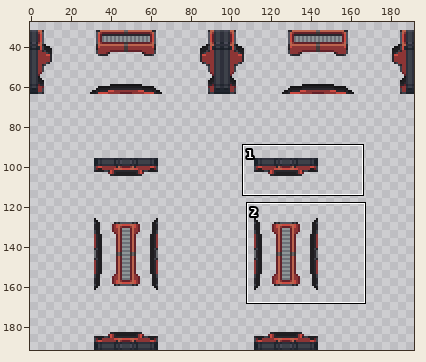
Two states of a sprite sheet, Resources/Textures/_Sunrise/Structures/Doors/Airlocks/Glass/triple_security.rsi/open.png. The first picture is a wide view before the edit; the outline marks the close-up.
Close-up. As it was:
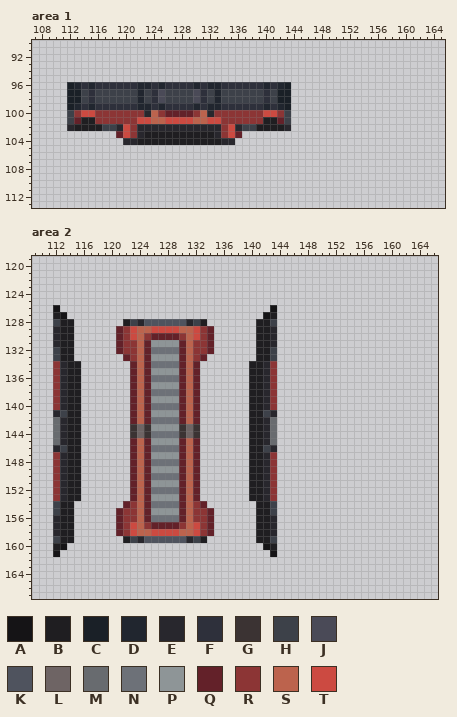
The file is 192x192 pixels. Colours within 5 levels of each other are drawn and written as one. Shown: area 1: x 107..165, y 90..113; area 2: x 109..166, y 119..167. The wide view leaves out empty margins. The commit also changed other parts of the picture, which this record leaves out.
Palette (. is transparent): A #151416  B #1f1e21  C #1a2027  D #21262f  E #28272d  F #2e303b  G #3b3333  H #3d4149  J #4a4a57  K #4f535e  L #6e6464  M #686b6f  N #6d7178  P #8e9597  Q #632129  R #8c3535  S #bc634d  T #cc4a41
Pixels before, area 1, first column x 112:
 96 CDFDFFFFFFDDFDFFFFDFDDFFFFFFDFDC
 97 CCHFHHHHHHDHFJHHHHJFHDHHHHHHFHCC
 98 CCHFHHHHHHDHFJHHHHJFHDHHHHHHFHCC
 99 CDFDFFFFFFDDFDFFFFDFDDFFFFFFDFDC
100 HRTTRRRRRRRESRQQQQRSERRRRRRRTTRH
101 HQBBRRRRRRTTSSTTTTSSTTRRRRRRBBQH
102 EBBBBHHETREEEEEEEEEEEERTEHHBBBBE
103 .......QTREBBBBBBBBBBERTQ.......
104 ........EEBBBBBBBBBBBBEE........
Pixels before, area 2 (only the part around the change), first column x 109:
119 ..........................................................
120 ..........................................................
121 ..........................................................
122 ..........................................................
123 ..........................................................
124 ..........................................................
125 ..........................................................
126 ...A..............................A.......................
127 ...BA............................AB.......................
128 ...HBB.......BHEKKKKKKEHB.......BBH.......................
129 ...EBB......QRTSSTTTTSSTRQ......BBE.......................
130 ...EBB......QRTSRQQQQRSTRQ......BBE.......................
131 ...EBB......QRRSQPPPPQSRRQ......BBE.......................
132 ...HBB......QRRSQNNNNQSRRQ......BBH.......................
133 ...HBB.......QRSQPPPPQSRQ.......BBH.......................
134 ...REBB.......QSQNNNNQSQ.......BBER.......................
135 ...REBB.......QSQPPPPQSQ.......BBER.......................
136 ...REBB.......QSQNNNNQSQ.......BBER.......................
137 ...REBB.......QSQPPPPQSQ.......BBER.......................
138 ...REBB.......QSQNNNNQSQ.......BBER.......................
139 ...REBB.......QSQPPPPQSQ.......BBER.......................
140 ...REBB.......QSQNNNNQSQ.......BBER.......................
141 ...EHBB.......QSQPPPPQSQ.......BBHE.......................
142 ...MEBB.......QSQNNNNQSQ.......BBEM.......................
143 ...MEBB.......GLGPPPPGLG.......BBEM.......................
144 ...MEBB.......GLGNNNNGLG.......BBEM.......................
145 ...MEBB.......QSQPPPPQSQ.......BBEM.......................
146 ...EHBB.......QSQNNNNQSQ.......BBHE.......................
147 ...REBB.......QSQPPPPQSQ.......BBER.......................
148 ...REBB.......QSQNNNNQSQ.......BBER.......................
149 ...REBB.......QSQPPPPQSQ.......BBER.......................
150 ...REBB.......QSQNNNNQSQ.......BBER.......................
151 ...REBB.......QSQPPPPQSQ.......BBER.......................
152 ...REBB.......QSQNNNNQSQ.......BBER.......................
153 ...REBB.......QSQPPPPQSQ.......BBER.......................
154 ...HBB.......QRSQNNNNQSRQ.......BBH.......................
155 ...HBB......QRRSQPPPPQSRRQ......BBH.......................
156 ...EBB......QRRSQNNNNQSRRQ......BBE.......................
157 ...EBB......QRTSRQQQQRSTRQ......BBE.......................
158 ...EBB......QRTSSTTTTSSTRQ......BBE.......................
159 ...HBB.......BHEKKKKKKEHB.......BBH.......................
160 ...BA............................AB.......................
161 ...A..............................A.......................
162 ..........................................................
163 ..........................................................
164 ..........................................................
Now the later version:
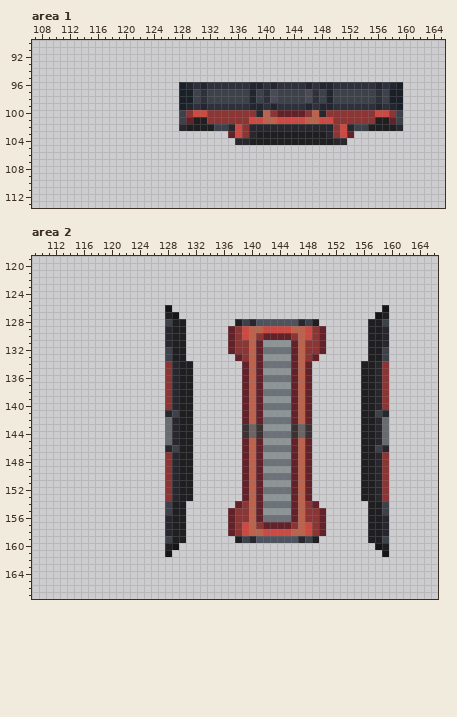
The exact change:
Changed rows in their new state; - is an unchanged pixel.
Area 1:
first column x 112:
 96 ................CDFDFF----DDFDFFFFDFDDFFFFFFDFDC
 97 ................CCH--H----D--JHHHHJFHDHHHHHHFHCC
 98 ................CCH--H----D--JHHHHJFHDHHHHHHFHCC
 99 ................CDFDFF----DDFDFFFFDFDDFFFFFFDFDC
100 ................HRTTR------ESRQQQQRSERRRRRRRTTRH
101 ................HQBBRR----TTSSTTTTSSTTRRRRRRBBQH
102 ................-BBBBHHETREEEEE-EEEEEERTEHHBBBBE
103 -------................QTREBBBBBBBBBBERTQ-------
104 --------................EEBBBBBBBBBBBBEE--------
Area 2:
first column x 112:
126 .---------------A--------------.---------------A
127 ..--------------BA------------..--------------AB
128 ...-------......HBB...----BHEKKKKKKEHB-------BBH
129 ...------.......EBB....--QRTSSTTTTSSTRQ------BBE
130 ...------.......EBB....--QRTSRQQQQRSTRQ------BBE
131 ...------.......EBB....--QRRSQPPPPQSRRQ------BBE
132 ...------.......HBB....--QRRSQNNNNQSRRQ------BBH
133 ...-------......HBB...----QRSQPPPPQSRQ-------BBH
134 ....-------.....REBB.------QSQNNNNQSQ-------BBER
135 ....-------.....REBB.------QSQPPPPQSQ-------BBER
136 ....-------.....REBB.------QSQNNNNQSQ-------BBER
137 ....-------.....REBB.------QSQPPPPQSQ-------BBER
138 ....-------.....REBB.------QSQNNNNQSQ-------BBER
139 ....-------.....REBB.------QSQPPPPQSQ-------BBER
140 ....-------.....REBB.------QSQNNNNQSQ-------BBER
141 ....-------.....EHBB.------QSQPPPPQSQ-------BBHE
142 ....-------.....MEBB.------QSQNNNNQSQ-------BBEM
143 ....-------.....MEBB.------GLGPPPPGLG-------BBEM
144 ....-------.....MEBB.------GLGNNNNGLG-------BBEM
145 ....-------.....MEBB.------QSQPPPPQSQ-------BBEM
146 ....-------.....EHBB.------QSQNNNNQSQ-------BBHE
147 ....-------.....REBB.------QSQPPPPQSQ-------BBER
148 ....-------.....REBB.------QSQNNNNQSQ-------BBER
149 ....-------.....REBB.------QSQPPPPQSQ-------BBER
150 ....-------.....REBB.------QSQNNNNQSQ-------BBER
151 ....-------.....REBB.------QSQPPPPQSQ-------BBER
152 ....-------.....REBB.------QSQNNNNQSQ-------BBER
153 ....-------.....REBB.------QSQPPPPQSQ-------BBER
154 ...-------......HBB...----QRSQNNNNQSRQ-------BBH
155 ...------.......HBB....--QRRSQPPPPQSRRQ------BBH
156 ...------.......EBB....--QRRSQNNNNQSRRQ------BBE
157 ...------.......EBB....--QRTSRQQQQRSTRQ------BBE
158 ...------.......EBB....--QRTSSTTTTSSTRQ------BBE
159 ...-------......HBB...----BHEKKKKKKEHB-------BBH
160 ..--------------BA------------..--------------AB
161 .---------------A--------------.---------------A
Boxes around the changes in both close-ups, in picture pixels (x1, y1, x2, y2):
changed: (67, 82, 403, 145)
erased: (53, 305, 81, 557)
changed: (116, 305, 326, 557)
added: (361, 305, 389, 557)
